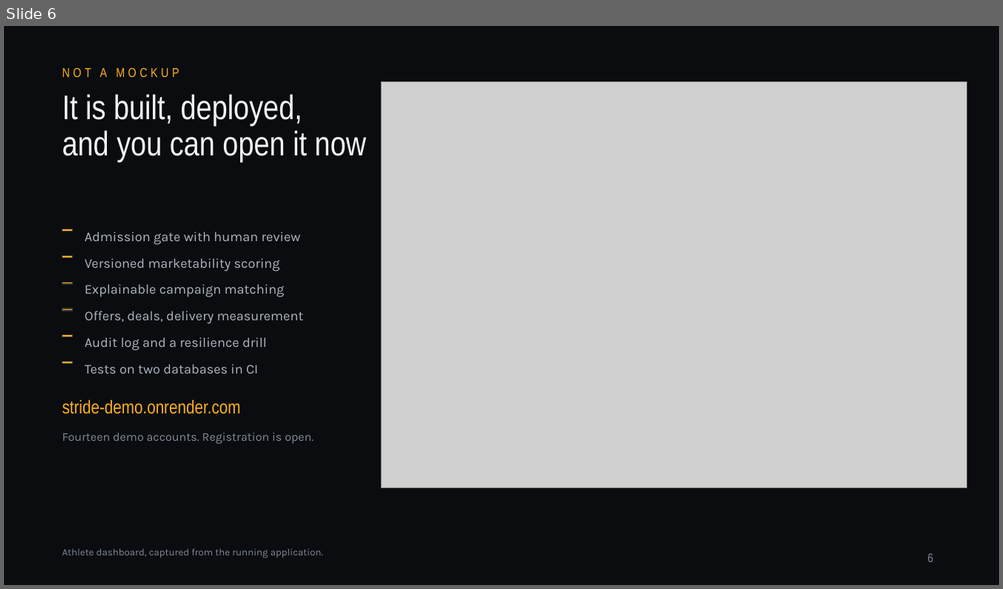
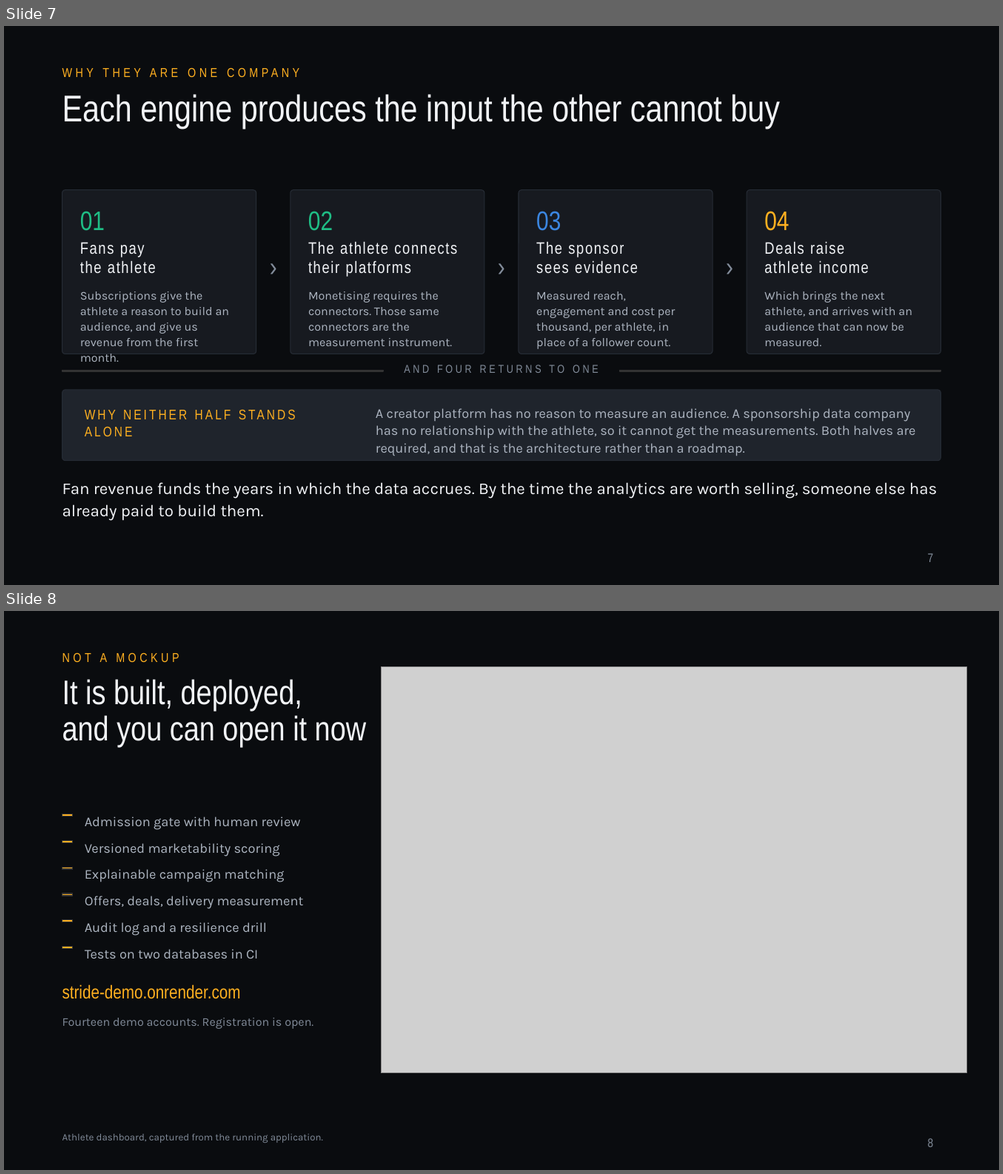
Before and after one commit to jadzoghaib/stride, a slide deck: deck/Stride_Pitch_Deck.pptx. Shown one above the other, each under a label of ours: slide 6 before the commit, slides 7 and 8 after it. The pictures are 1003x589 and 1003x1174 pixels, drawn with LibreOffice and Linux fonts; fonts in the diff are those of the drawing; grey boxes stand for pictures. Boxes give left, top, right and bottom in pixels: in the first picture for what was removed or moved away, otherwise in the second. Text is boxed around its words. In the diff, an @@ line names an element or a change of style, - is before the commit and + after.

```diff
--- a/deck/Stride_Pitch_Deck.pptx
+++ b/deck/Stride_Pitch_Deck.pptx
@@ slide 7 added at (x1=4, y1=26, x2=999, y2=585), background #0A0C0F @@
@@ text added at (x1=62, y1=64, x2=940, y2=84), 12.5 pt, text #FFB020 @@
+WHY THEY ARE ONE COMPANY
@@ text added at (x1=62, y1=94, x2=780, y2=129), 36 pt, text #F2F4F7 @@
+Each engine produces the input the other cannot buy
@@ rounded rectangle added at (x1=62, y1=190, x2=256, y2=355), fill #171A20, outline #262C35 0.75 pt @@
@@ rounded rectangle added at (x1=290, y1=190, x2=484, y2=355), fill #171A20, outline #262C35 0.75 pt @@
@@ rounded rectangle added at (x1=519, y1=190, x2=713, y2=355), fill #171A20, outline #262C35 0.75 pt @@
@@ rounded rectangle added at (x1=746, y1=190, x2=940, y2=355), fill #171A20, outline #262C35 0.75 pt @@
@@ text added at (x1=80, y1=211, x2=105, y2=231), 26 pt, text #1FBD85 @@
+01
@@ text added at (x1=308, y1=211, x2=333, y2=231), 26 pt, text #1FBD85 @@
+02
@@ text added at (x1=536, y1=211, x2=560, y2=231), 26 pt, text #3B86E0 @@
+03
@@ text added at (x1=764, y1=211, x2=788, y2=231), 26 pt, text #FFB020 @@
+04
@@ text added at (x1=80, y1=242, x2=156, y2=274), 16 pt, text #F2F4F7 @@
+Fans pay
+the athlete
@@ text added at (x1=308, y1=241, x2=457, y2=277), 16 pt, text #F2F4F7 @@
+The athlete connects
+their platforms
@@ text added at (x1=536, y1=241, x2=637, y2=274), 16 pt, text #F2F4F7 @@
+The sponsor
+sees evidence
@@ text added at (x1=764, y1=241, x2=868, y2=274), 16 pt, text #F2F4F7 @@
+Deals raise
+athlete income
@@ text added at (x1=258, y1=249, x2=289, y2=287), 26 pt, text #828C9A @@
+›
@@ text added at (x1=486, y1=249, x2=518, y2=287), 26 pt, text #828C9A @@
+›
@@ text added at (x1=714, y1=249, x2=745, y2=287), 26 pt, text #828C9A @@
+›
@@ text added at (x1=80, y1=292, x2=230, y2=346), 11.5 pt, text #AEB6C2 @@
+Subscriptions give the athlete a reason to build an audience, and give us revenue from the first month.
@@ text added at (x1=308, y1=292, x2=452, y2=346), 11.5 pt, text #AEB6C2 @@
+Monetising requires the connectors. Those same connectors are the measurement instrument.
@@ text added at (x1=536, y1=292, x2=675, y2=349), 11.5 pt, text #AEB6C2 @@
+Measured reach, engagement and cost per thousand, per athlete, in place of a follower count.
@@ text added at (x1=764, y1=292, x2=912, y2=346), 11.5 pt, text #AEB6C2 @@
+Which brings the next athlete, and arrives with an audience that can now be measured.
@@ rectangle added at (x1=62, y1=371, x2=383, y2=372), fill #262C35, outline #333333 1 pt @@
@@ text added at (x1=404, y1=365, x2=598, y2=373), 11 pt, text #828C9A @@
+AND FOUR RETURNS TO ONE
@@ rectangle added at (x1=620, y1=371, x2=940, y2=372), fill #262C35, outline #333333 1 pt @@
@@ rounded rectangle added at (x1=62, y1=390, x2=940, y2=461), fill #1F242C, outline #262C35 0.75 pt @@
@@ text added at (x1=375, y1=409, x2=916, y2=457), 13 pt, text #AEB6C2 @@
+A creator platform has no reason to measure an audience. A sponsorship data company has no relationship with the athlete, so it cannot get the measurements. Both halves are required, and that is the architecture rather than a roadmap.
@@ text added at (x1=85, y1=427, x2=133, y2=437), 13.5 pt, text #FFB020 @@
+WHY NEITHER HALF STANDS ALONE
@@ text added at (x1=62, y1=483, x2=937, y2=521), 16 pt, text #F2F4F7 @@
+Fan revenue funds the years in which the data accrues. By the time the analytics are worth selling, someone else has already paid to build them.
@@ page number added at (x1=928, y1=554, x2=933, y2=562), 12 pt, text #828C9A @@
+7
@@ what was slide 6 is now slide 8 @@
```
Also in this commit, not shown: 5 slides changed, 4 other slides added, 1 slide removed, 10 other files.
